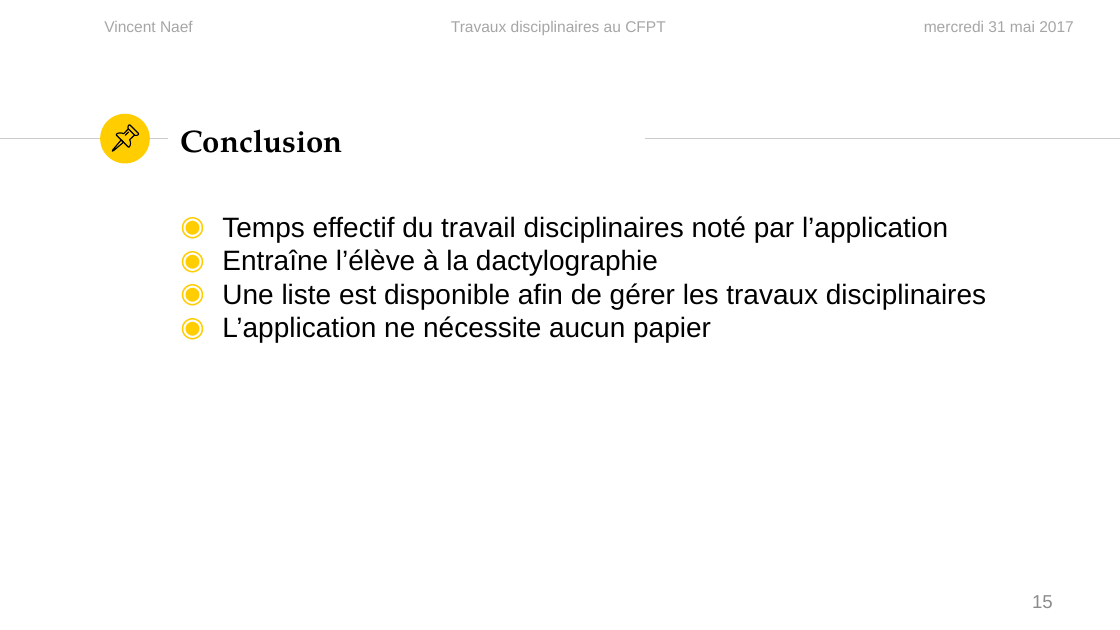
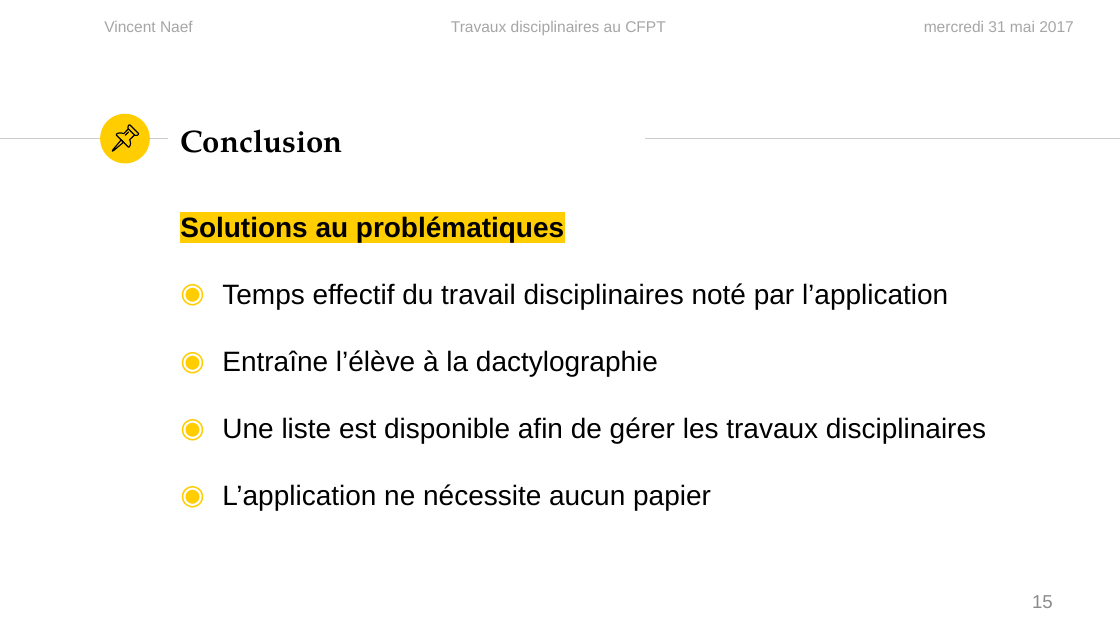
Before and after one commit to vinelo/TPI, a slide deck: slide 15 of Présentation/PresentationTPI.pptx. Drawn at 1120x630 pixels with LibreOffice and Linux fonts; fonts in the diff are those of the drawing. Boxes give left, top, right and bottom in pixels: in the first picture for what was removed or moved away, otherwise in the second. Text is boxed around its words. In the diff, an @@ line names an element or a change of style, - is before the commit and + after.

```diff
--- a/Présentation/PresentationTPI.pptx
+++ b/Présentation/PresentationTPI.pptx
@@ text at bbox=[180, 216, 564, 242]: paragraph added @@
+Solutions au problématiques
```
Also in this commit, not shown: 44 slides removed, 1 other file.
